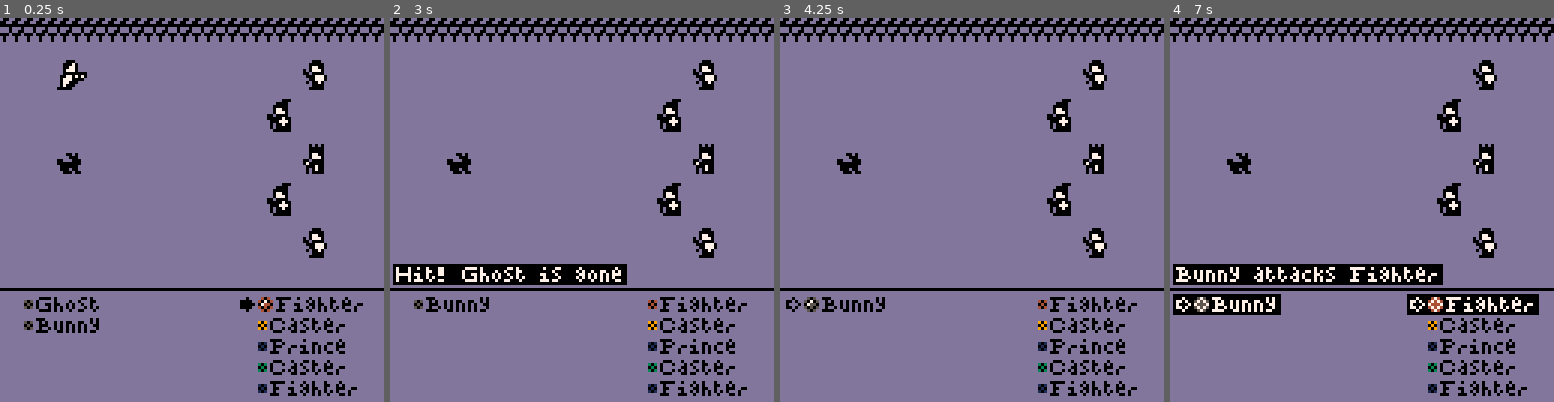
Above: before the commit, frames 1-4 (left to right).
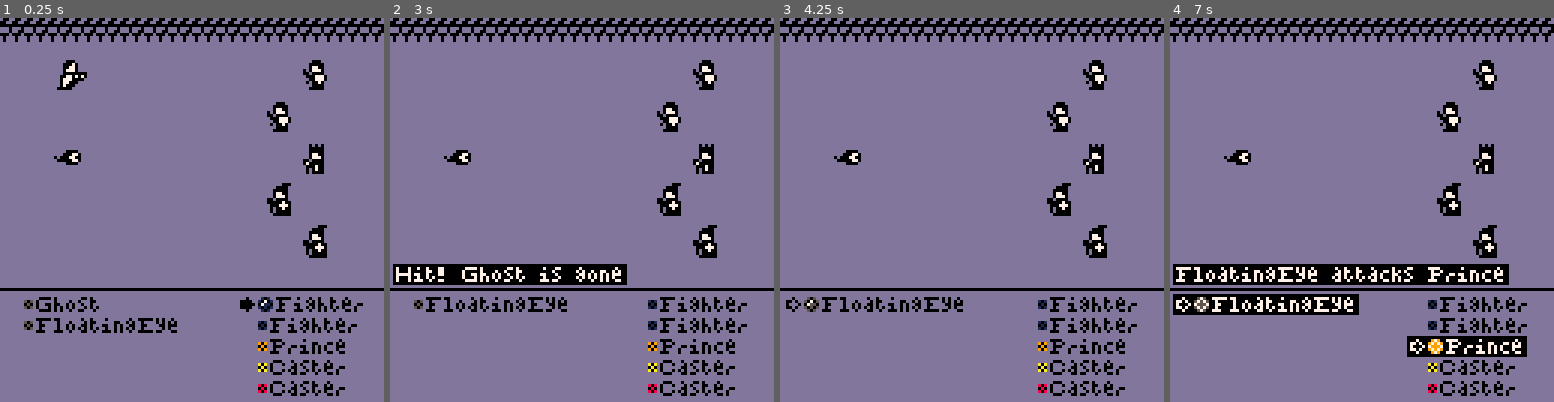
Above: after the commit, the same moments.

Repository: JohnAdamZiolkowski/Pico8-Hive
Game: PICO-8 cartridge prince/prince.p8
The game is run twice, just before and just after one commit, with the same random seed, the same clock (stepped at 60 frames per second) and the same inputs.
Inputs:
- Up to frame 1 (0.25 s): no input
- Up to frame 2 (3 s): tap X (X key) at 0.33, 1.07, 1.85, 2.97 s; tap O (Z key) at 0.7, 1.7, 2.1, 2.5, 2.9 s; hold Right 1.6-2.1 s; hold Up 2.15-2.42 s; hold Right from 2.47 s (still down)
- Up to frame 3 (4.25 s): release Right at 3.03 s; hold Left 3.08-3.58 s; tap O (Z key) at 3.3, 3.7, 4.1 s; hold Down 3.63-3.97 s; hold Right from 4.02 s (still down); tap X (X key) at 4.08 s
- Up to frame 4 (7 s): tap O (Z key) every 0.4 s from 4.5 to 6.9 s; release Right at 4.68 s; hold Up 4.73-5.03 s; hold Left 5.08-5.68 s; tap X (X key) at 5.2, 6.32 s; hold Down 5.73-6.03 s; hold Right 6.08-6.58 s; hold Right from 6.63 s (still down)

The runs differ from the first frame. In frame 1, 1.8% of the frame differs, in the area x 11-93%, y 21-99%; in frame 2, 1.7%; in frame 3, 1.7%; in frame 4, 7.6%, in the area x 3-97%, y 21-99%.

Commit message:
introduce options menu with auto, delay, and icon

Diff:
--- a/prince/1_setup.py.lua
+++ b/prince/1_setup.py.lua
@@ -3,10 +3,35 @@
 clear = 13
 cls(clear)
 
-auto = false
+
+settings = {
+	{n="^auto ^turn",
+ 	o={"off", "on"},
+ 	v={false, true},
+ 	s=1},
+	{n="^text ^delay",
+	 o={"1", "5", "10", "15"},
+ 	v={1, 5, 10, 15},
+	 s=3},
+	{n="^round ^icon",
+	 o={"off", "on"},
+ 	v={false, true},
+	 s=2},
+}
+
+function set_up_settings()
+ auto = set_up_setting(1)
+ delay = set_up_setting(2)
+ round = set_up_setting(3)
+end
+function set_up_setting(index)
+ local setting = tget(settings,index)
+ local options = setting.v
+ local selected = tget(options,setting.s)
+ return selected
+end
+
 random = false
-delay = 10
-round = true
 
 table = "table"
 number = "number"
@@ -62,7 +87,7 @@
  assert(index<=#list, index.." "..#list)
  value = list[index]
  //if not_nil then
-  assert(value, "value is nil")
+  assert(value!=nil, "value is nil "..index)
  //end
  return value
 end
--- a/prince/2_update.lua
+++ b/prince/2_update.lua
@@ -19,8 +19,10 @@
   else
    if turn == arena.party then
     if not auto then
-     if btnp(⬅️) or btnp(➡️) then
+     if btnp(⬅️) then
       draw_element_chart()
+     elseif btnp(➡️) then
+      enter_settings()
      elseif btnp(⬆️) then
       cur.i -= 1
       cap_cursor()
@@ -53,6 +55,23 @@
    draw_options()
    state = "arena"
   end
+ elseif state == "settings" then
+  if btnp(❎) then
+   draw_arena()
+   draw_options()
+   state = "arena"
+   s_cur = nil
+  elseif btnp(🅾️) then
+   save_settings()
+  elseif btnp(⬅️) then
+   change_options(-1)
+  elseif btnp(➡️) then
+   change_options(1)
+  elseif btnp(⬆️) then
+   change_settings(-1)
+  elseif  btnp(⬇️) then
+   change_settings(1)
+  end
  end
 end
 
--- a/prince/3_draw.lua
+++ b/prince/3_draw.lua
@@ -162,7 +162,7 @@
     c = white
     bg = black
      if turn == arena.enemies or
-      auto then
+      settings.auto then
       icon = "^>" //hollow
      else
       icon = "^[" //arrow
@@ -173,7 +173,7 @@
      and turn == arena.party
       and not attack_ticks
        and not game_over_ticks
-        and (not auto
+        and (not settings.auto
          and subtarget) then
     if subtarget then
      icon = "^>"
@@ -185,7 +185,7 @@
     and (cur.i == e or subtarget)
      and not attack_ticks then
      if turn == arena.enemies or
-      auto then
+      settings.auto then
       icon = "^>" //hollow
      else
       icon = "^[" //arrow
@@ -281,3 +281,122 @@
  print("^none has no bonus or weakness.",2,114,black)
  print("^holy is good against all!",2,120,black)
 end
+
+function enter_settings()
+ cls(clear)
+ state = "settings"
+ s_cur = {s=#settings+1, o=1}
+ for s=1,#settings do
+  setting = tget(settings,s)
+  setting.c = setting.s
+ end
+ draw_settings()
+end
+
+function cap(value_in, min_in, max_in)
+ assert(type(value_in)==number)
+ assert(type(min_in)==number)
+ assert(type(max_in)==number)
+
+ local value_out = value_in
+ if value_out < min_in then
+  value_out = min_in
+ elseif value_out > max_in then
+  value_out = max_in
+ end
+ assert(value_out >= min_in, value_out)
+ assert(value_out <= max_in, value_out)
+ return value_out
+end
+
+function change_settings(d)
+ s_cur.s += d
+ s_cur.s = cap(s_cur.s, 1, #settings+1)
+ if s_cur.s > #settings then
+  s_cur.o = 1
+ else
+  s_cur.o = tget(settings,s_cur.s).s
+ end
+	draw_settings()
+end
+
+function change_options(d)
+ s_cur.o += d
+ if s_cur.s > #settings then
+ s_cur.o = cap(s_cur.o, 1, 2)
+ else
+  setting = tget(settings, s_cur.s)
+  options = setting.o
+  s_cur.o = cap(s_cur.o, 1, #options)
+		setting.c = s_cur.o
+	end
+	draw_settings()
+end
+
+function save_settings()
+ if s_cur.s == #settings + 1 then
+  if s_cur.o == 2 then
+   for s=1,#settings do
+    setting = tget(settings,s)
+    setting.s = setting.c
+   end
+   set_up_settings()
+  else
+
+  end
+  s_cur = nil
+  draw_arena()
+  draw_options()
+  state = "arena"
+  //possible bug if auto
+  //already on
+  if auto then auto_turn() end
+ end
+end
+
+function draw_settings()
+ cls(clear)
+
+ print("^settings",2,2,black)
+ local bc=nil
+ local fc=black
+ if s_cur.s == #settings+1 and
+  s_cur.o == 1 then
+  bc=black
+  fc=white
+ end
+ print("^cancel",50,120,fc,bc)
+ bc=nil
+ fc=black
+ if s_cur.s == #settings+1 and
+  s_cur.o == 2 then
+  bc=black
+  fc=white
+ end
+ print("^accept",86,120,fc,bc)
+
+ for s=1,#settings do
+  local setting = tget(settings,s)
+  bc=nil
+  fc=black
+  if s_cur.s == s then
+   bc=black
+   fc=white
+  end
+  print(setting.n..":",2,s*7+2,fc,bc)
+
+  for o=1,#setting.o do
+   local option = tget(setting.o,o)
+   bc=nil
+   fc=black
+   if setting.c == o then
+    bc=black
+    fc=white
+   end
+   print(option,20*(o-1)+54+2,s*7+2,fc,bc)
+
+  end
+
+ end
+
+end
--- a/prince/4_go.lua
+++ b/prince/4_go.lua
@@ -1,5 +1,5 @@
 -- go
 
+set_up_settings()
 set_up_arena()
 draw_arena()
-check_over()
--- a/prince/prince.p8
+++ b/prince/prince.p8
@@ -6,10 +6,39 @@
 clear = 13
 cls(clear)
 
-auto = false
+
+settings = {
+	{n="^auto ^turn",
+ 	o={"off", "on"},
+ 	v={false, true},
+ 	s=1},
+	{n="^text ^delay",
+	 o={"1", "5", "10", "15"},
+ 	v={1, 5, 10, 15},
+	 s=3},
+	{n="^round ^icon",
+	 o={"off", "on"},
+ 	v={false, true},
+	 s=2},
+}
+
+function set_up_settings()
+ auto = set_up_setting(1)
+ delay = set_up_setting(2)
+ round = set_up_setting(3)
+end
+function set_up_setting(index)
+ local setting = tget(settings,index)
+ local options = setting.v
+ local selected = tget(options,setting.s)
+ return selected
+end
+
 random = false
-delay = 10
-round = true
+
+table = "table"
+number = "number"
+string = "string"
 
 ⬅️ = 0
 ➡️ = 1
@@ -41,6 +70,42 @@
 
 note_pos = {x=2, y=83}
 
+function rnd_int(min_in, max_in)
+ assert(type(min_in)==number)
+ assert(flr(min_in)==min_in)
+ assert(type(max_in)==number)
+ assert(flr(max_in)==max_in)
+ assert(min_in<=max_in)
+ int = flr(rnd(1) * (max_in-min_in+1))+min_in
+ assert(int <= max_in, int.." "..max_in)
+ assert(int >= min_in, int.." "..min_in)
+ return int
+end
+
+function tget(list, index, not_nil)
+ assert(type(list)==table)
+ assert(type(index)==number)
+ assert(flr(index)==index)
+ assert(index!=0)
+ assert(index<=#list, index.." "..#list)
+ value = list[index]
+ //if not_nil then
+  assert(value!=nil, "value is nil "..index)
+ //end
+ return value
+end
+
+function tset(list, index, value, not_nil)
+ assert(type(list)==table)
+ assert(type(index)==number)
+ assert(flr(index)==index)
+ assert(index!=0)
+ if not_nil then
+  assert(value, "value is nil")
+ end
+ list[index] = value
+end
+
 function inttobin(b)
  local t={}
  local a=0
@@ -52,7 +117,7 @@
 end
 
 function get_chars(sheet)
-	assert(type(sheet)=="table")
+	assert(type(sheet)==table)
  sheet.s2c={}
  sheet.c2s={}
  for i=1,#sheet.chars do
@@ -64,7 +129,7 @@
 end
 
 function get_element(eni)
- local en_el_c=enemy.stats[eni].e
+ local en_el_c=tget(enemy.stats,eni).e
  for element in all(elements) do
   if sub(element.n, 1, 1) == en_el_c then
    return element
@@ -74,9 +139,9 @@
 end
 
 function ord(sheet, s, i)
- assert(type(sheet)=="table")
- assert(type(s)=="string")
- assert(type(i)=="number")
+ assert(type(sheet)==table)
+ assert(type(s)==string)
+ assert(type(i)==number)
  local ci = sheet.s2c[sub(s,i or 1,i or 1)]
  assert(ci, s..".."..i)
  return ci
@@ -133,15 +198,18 @@
 levels = {  4,  12,  24,  40,
            64,  84, 108, 136,
           168, 204, 244, 288,
-          336, 388, 444}
+          336, 388, 444, 512}
 
 enemies_by_level = {}
 for l=1,#levels do
- enemies_by_level[l] = {}
+ tset(enemies_by_level,l,{})
 end
 for e in all(enemy.stats) do
  l = e.l
- add(enemies_by_level[l],e)
+ if l != 0 then
+  //skip man, woman, child
+  add(tget(enemies_by_level,l),e)
+ end
 end
 
 function set_up_enemies()
@@ -150,26 +218,27 @@
    local id
    local e
    if random then
-    id = ceil(rnd(#enemy.stats))
+    id = rnd_int(1,#enemy.stats)
    else
     local l = 1
     if arena and arena.party and arena.party.level then
      l = arena.party.level
     end
     if l > #enemies_by_level then l = #enemies_by_level end
-    local e_l = ceil(rnd(#enemies_by_level[l]))
-    local enemy = enemies_by_level[l][e_l]
+    local enemies_at_level = tget(enemies_by_level,l)
+    local e_l = rnd_int(1,#enemies_at_level)
+    local enemy = tget(enemies_at_level,e_l)
     id = enemy.i
    end
-   e = enemy.stats[id].e
+   e = tget(enemy.stats,id).e
    if e == "v" then
     //humans get random element
-    element_i = ceil(rnd(8))+4
-    element_n = sub(elements[element_i].n,1,1)
+    element_i = rnd_int(5,12)
+    element_n = sub(tget(elements,element_i).n,1,1)
     e = element_n
    end
-   local n = enemy.stats[id].n
-   local l = enemy.stats[id].l
+   local n = tget(enemy.stats,id).n
+   local l = tget(enemy.stats,id).l
   	local enemy = {
   	 s = s,
   		i = id,
@@ -194,7 +263,7 @@
    local filled = true
    if random then filled = rnd(6) > 2 end
    if filled then
-    id = flr(rnd(2))
+    id = rnd_int(0,2)
     if id == 0 then
      id = fighter
     else
@@ -204,9 +273,9 @@
  	end
  	if id != nil then
  	 //assign random element of basic 8
- 	 local e = ceil(rnd(8))+4
- 	 local element_n = sub(elements[e].n,1,1)
- 	 local n = enemy.stats[id].n
+ 	 local e = rnd_int(5,12)
+ 	 local element_n = sub(tget(elements,e).n,1,1)
+ 	 local n = tget(enemy.stats,id).n
  	 local l = 1
  	 assert(e)
   	local member = {
@@ -265,8 +334,10 @@
   else
    if turn == arena.party then
     if not auto then
-     if btnp(⬅️) or btnp(➡️) then
+     if btnp(⬅️) then
       draw_element_chart()
+     elseif btnp(➡️) then
+      enter_settings()
      elseif btnp(⬆️) then
       cur.i -= 1
       cap_cursor()
@@ -299,6 +370,23 @@
    draw_options()
    state = "arena"
   end
+ elseif state == "settings" then
+  if btnp(❎) then
+   draw_arena()
+   draw_options()
+   state = "arena"
+   s_cur = nil
+  elseif btnp(🅾️) then
+   save_settings()
+  elseif btnp(⬅️) then
+   change_options(-1)
+  elseif btnp(➡️) then
+   change_options(1)
+  elseif btnp(⬆️) then
+   change_settings(-1)
+  elseif  btnp(⬇️) then
+   change_settings(1)
+  end
  end
 end
 
@@ -342,6 +430,7 @@
 
 function deselect()
  if cur.s then
+  cur.i = cur.s.i
   cur.s = nil
   toggle_cursor()
   draw_arena()
@@ -365,11 +454,11 @@
 function attack()
  attack_ticks = 0
 
- attacker = turn[cur.s.i]
+ attacker = tget(turn,cur.s.i)
  attacker_n = attacker.stats.n
  assert(attacker)
  targets = {}
- main_target = {t=opposition(turn)[cur.i]}
+ main_target = {t=tget(opposition(turn),cur.i)}
  main_target_n = main_target.t.stats.n
  add(targets, main_target)
 
@@ -445,7 +534,7 @@
 
   local text = "^but it missed!"
   if #targets==1 then
-   if targets[1].h then
+   if tget(targets,1).h then
     text = "^hit! "..main_target_n.." is gone"
     eliminate(opposition(turn), main_target.t)
    end
@@ -495,18 +584,8 @@
 end
 
 function eliminate(list, target)
-
  if list == arena.enemies then
   arena.party.score += target.stats.l
- 	local next_level = levels[arena.party.level]
- 	if arena.party.score >= next_level then
- 	 arena.party.level += 1
- 	 did_level_up = true
- 	 //maybe: lower score on level?
- 	 if arena.party.level > #levels then
- 	  arena.party.level = #levels
- 	 end
- 	end
  elseif list == arena.party then
   add(arena.party.dead, target)
  end
@@ -526,7 +605,7 @@
  end
  for i=1,5 do
   for u=1,5 do
-   member = unsorted[u]
+   member = tget(unsorted,u)
    if member.s == i then
     add(arena.party, member)
    end
@@ -542,13 +621,13 @@
  auto_ticks += 1
 
  if auto_ticks == 2*delay then
-  cur.i = ceil(rnd(#cur.l))
+  cur.i = rnd_int(1,#cur.l)
   draw_arena()
   draw_options()
  elseif auto_ticks == 4*delay then
   select()
  elseif auto_ticks == 6*delay then
-  cur.i = ceil(rnd(#cur.l))
+  cur.i = rnd_int(1,#cur.l)
   draw_arena()
   draw_options()
  elseif auto_ticks == 8*delay then
@@ -576,9 +655,14 @@
   draw_arena()
   note("^total exp: "..arena.party.score)
  elseif over_ticks == 15*delay then
-  if did_level_up then
+  local next_level = tget(levels,arena.party.level)
+ 	if arena.party.score >= next_level then
+ 	 arena.party.level += 1
+ 	 //maybe: lower score on level?
+ 	 if arena.party.level > #levels then
+ 	  arena.party.level = #levels
+ 	 end
    revive()
-   did_level_up = nil
    text = "^level up!! ^now at "..arena.party.level
   else
    text = "^currnent level: "..arena.party.level
@@ -593,7 +677,7 @@
   draw_options()
   text = "^new enemies"
   if #arena.enemies == 1 then
-   text = "^single "..arena.enemies[1].stats.n
+   text = "^single "..tget(arena.enemies,1).stats.n
   end
   note(text.." appeared!")
  elseif over_ticks == 23*delay then
@@ -643,19 +727,19 @@
  print(string, note_pos.x, note_pos.y, col1, col2)
 end
 
-function print(string, x, y, pc, bg_col, caps)
- assert(type(string)=="string",type(string))
- assert(type(x)=="number")
- assert(type(y)=="number")
- assert(type(pc)=="number")
+function print(s, x, y, pc, bg_col, caps)
+ assert(type(s)==string,type(s))
+ assert(type(x)==number)
+ assert(type(y)==number)
+ assert(type(pc)==number)
 
  local offset = 0
  local shift = false
  local elem = false
- for char=1,#string do
-  if sub(string,char,char) == "^" then
+ for char=1,#s do
+  if sub(s,char,char) == "^" then
    shift = true
-  elseif sub(string,char,char) == "@" then
+  elseif sub(s,char,char) == "@" then
    elem = true
   else
    if shift or caps then
@@ -663,13 +747,13 @@
    else
     sheet = slim
    end
-   local ci = ord(sheet, string, char)
+   local ci = ord(sheet, s, char)
    if bg_col != nil then
     rectfill(x+offset-1, y-1, x+offset+sheet.tw+1, y+sheet.th, bg_col)
    end
    if elem then
     ci = -1 //space
-    local element = element_by_n(sub(string,char,char))
+    local element = element_by_n(sub(s,char,char))
     draw_element(x + offset+2, y+2, element, pc, shift or caps)
    end
    render(sheet, ci, x + offset, y, pc, bg_col)
@@ -767,26 +851,25 @@
                 {l=arena.party, x=80}}
 
  for l = 1,#lists do
-  local list = lists[l]
+  local list = tget(lists,l)
   for e = 1,#list.l do
-   local en = list.l[e]
-   local element = list.l[e].stats.e
-   assert(element)
+   local en = tget(list.l,e)
+   local element = tget(list.l,e).stats.e
    local c = black
    local bg = nil
    local icon = "^ "
    local gem = "@"..element
    local subtarget = false
    local attacker = nil
-   if cur.s and cur.s.l and cur.s.l[cur.s.i] then
-    attacker = cur.s.l[cur.s.i]
+   if cur.s and cur.s.l and tget(cur.s.l,cur.s.i) then
+    attacker = tget(cur.s.l,cur.s.i)
 
     if attacker.i == caster or
      attacker.i == caster +1 or
       attacker.i == caster +2 then
      if
-     list.l[e].s == cur.l[cur.i].s +1 or
-     list.l[e].s == cur.l[cur.i].s -1 then
+     tget(list.l,e).s == tget(cur.l,cur.i).s +1 or
+     tget(list.l,e).s == tget(cur.l,cur.i).s -1 then
       subtarget = true
      end
     end
@@ -796,7 +879,7 @@
     c = white
     bg = black
      if turn == arena.enemies or
-      auto then
+      settings.auto then
       icon = "^>" //hollow
      else
       icon = "^[" //arrow
@@ -807,7 +890,7 @@
      and turn == arena.party
       and not attack_ticks
        and not game_over_ticks
-        and (not auto
+        and (not settings.auto
          and subtarget) then
     if subtarget then
      icon = "^>"
@@ -819,20 +902,20 @@
     and (cur.i == e or subtarget)
      and not attack_ticks then
      if turn == arena.enemies or
-      auto then
+      settings.auto then
       icon = "^>" //hollow
      else
       icon = "^[" //arrow
      end
     gem = "^"..gem
    end
-   print(icon..gem..enemy.stats[en.i].n, list.x, 7*e + 86, c, bg)
+   print(icon..gem..tget(enemy.stats,en.i).n, list.x, 7*e + 86, c, bg)
   end
  end
 end
 
 function element_by_n(n)
- assert(type(n)=="string")
+ assert(type(n)==string)
  for element in all(elements) do
 	 if n == sub(element.n, 1, 1) then
 	  return element
@@ -889,12 +972,12 @@
  print("^elements",2,2,0)
  print("^opposition ^chart",49,20,0)
  for e=1,#elements-1 do
-  local element = elements[e]
+  local element = tget(elements,e)
   local e_n_c = sub(element.n,1,1)
   print("^@"..e_n_c.."^"..element.n, 4, 4+e*6, 0)
 
   //draw chart
-  local offset = chart[e]
+  local offset = tget(chart,e)
   print("^@"..e_n_c, chart_x+offset.x*10, chart_y+offset.y*10, 0)
  end
 
@@ -915,19 +998,132 @@
  print("^none has no bonus or weakness.",2,114,black)
  print("^holy is good against all!",2,120,black)
 end
+
+function enter_settings()
+ cls(clear)
+ state = "settings"
+ s_cur = {s=#settings+1, o=1}
+ for s=1,#settings do
+  setting = tget(settings,s)
+  setting.c = setting.s
+ end
+ draw_settings()
+end
+
+function cap(value_in, min_in, max_in)
+ assert(type(value_in)==number)
+ assert(type(min_in)==number)
+ assert(type(max_in)==number)
+
+ local value_out = value_in
+ if value_out < min_in then
+  value_out = min_in
+ elseif value_out > max_in then
+  value_out = max_in
+ end
+ assert(value_out >= min_in, value_out)
+ assert(value_out <= max_in, value_out)
+ return value_out
+end
+
+function change_settings(d)
+ s_cur.s += d
+ s_cur.s = cap(s_cur.s, 1, #settings+1)
+ if s_cur.s > #settings then
+  s_cur.o = 1
+ else
+  s_cur.o = tget(settings,s_cur.s).s
+ end
+	draw_settings()
+end
+
+function change_options(d)
+ s_cur.o += d
+ if s_cur.s > #settings then
+ s_cur.o = cap(s_cur.o, 1, 2)
+ else
+  setting = tget(settings, s_cur.s)
+  options = setting.o
+  s_cur.o = cap(s_cur.o, 1, #options)
+		setting.c = s_cur.o
+	end
+	draw_settings()
+end
+
+function save_settings()
+ if s_cur.s == #settings + 1 then
+  if s_cur.o == 2 then
+   for s=1,#settings do
+    setting = tget(settings,s)
+    setting.s = setting.c
+   end
+   set_up_settings()
+  else
+
+  end
+  s_cur = nil
+  draw_arena()
+  draw_options()
+  state = "arena"
+  //possible bug if auto
+  //already on
+  if auto then auto_turn() end
+ end
+end
+
+function draw_settings()
+ cls(clear)
+
+ print("^settings",2,2,black)
+ local bc=nil
+ local fc=black
+ if s_cur.s == #settings+1 and
+  s_cur.o == 1 then
+  bc=black
+  fc=white
+ end
+ print("^cancel",50,120,fc,bc)
+ bc=nil
+ fc=black
+ if s_cur.s == #settings+1 and
+  s_cur.o == 2 then
+  bc=black
+  fc=white
+ end
+ print("^accept",86,120,fc,bc)
+
+ for s=1,#settings do
+  local setting = tget(settings,s)
+  bc=nil
+  fc=black
+  if s_cur.s == s then
+   bc=black
+   fc=white
+  end
+  print(setting.n..":",2,s*7+2,fc,bc)
+
+  for o=1,#setting.o do
+   local option = tget(setting.o,o)
+   bc=nil
+   fc=black
+   if setting.c == o then
+    bc=black
+    fc=white
+   end
+   print(option,20*(o-1)+54+2,s*7+2,fc,bc)
+
+  end
+
+ end
+
+end
 -->8
 -- go
 
+set_up_settings()
 set_up_arena()
 draw_arena()
-check_over()
-
-//print("@ftest", 64, 64, black)
-//print("^@ftest", 64, 70, black)
-//for e=1,13 do
-// element = elements[e]
-// draw_element(32 + 4*e, 64, element.c, black)
-//end
+
 __gfx__
 affd0b777fdbb37bccc3afffcf000f36e638bff82fff20cac1ceafd2ecf302702001000000000000000000000000000000000000000000000000000000000000
 5a02dc3008481427b01fd280b7808769874b4043f000e2c6d2e0d0fe031f65f50110100000000000000000000000000000000000000000000000000000000000
Not shown, changed: prince/prince.js
